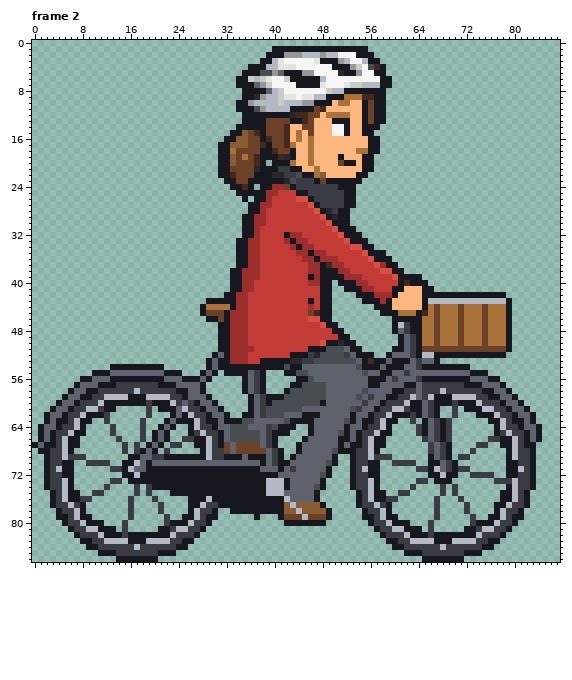
Pixel-art file -- art/source/bikes_n07/cyclist_adult1.aseprite. Above, as it was before the edit.
88x87 pixels, 8 frames. Shown: frame 2. The commit also changed other frames, which this record leaves out.
New version:
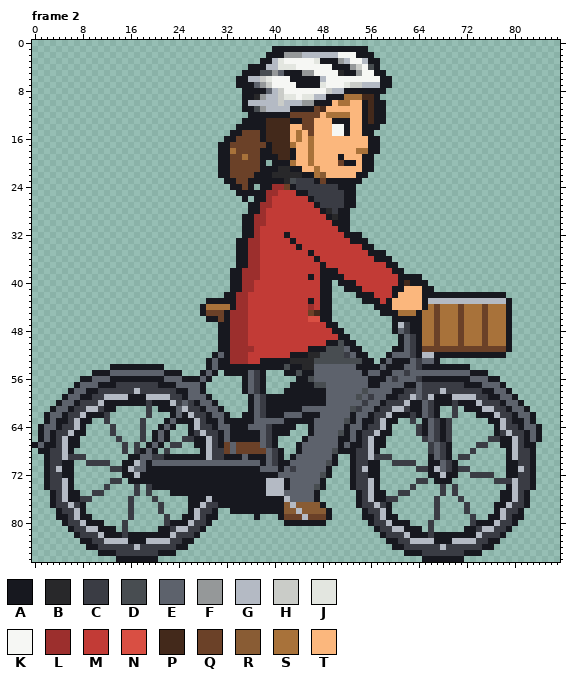
Palette (. is transparent): A #17181f  B #28282a  C #3a3c44  D #484d51  E #5d626c  F #959899  G #b4bac4  H #caccc8  J #e3e6e0  K #f6f7f4  L #9c2f2d  M #c23b36  N #d94f43  P #43291b  Q #6b4128  R #895c34  S #a8723a  T #fbb77d
Diff:
Changed rows in their new state; - is an unchanged pixel.
Frame 2:
first column x 33:
 2 ---------------G-----------------
 4 ------------------------A.-------
 6 ---G-----K-----------------------
 9 -------------------------.-------
10 -.-G-------------------P---------
11 -.---------------------P---------
12 --.-------QQQ----------P---------
13 ------PPPP--Q----------P---------
14 ------PPP------------------------
15 --Q-Q-PPP------------------------
16 -QQ----PP------------------------
17 QQQ--Q-PP------------------------
18 --------PP-----------------------
19 Q---Q----P-----------------------
20 Q---Q----------------------------
21 ----Q---BB-----------------------
22 Q--------BBB---------------------
24 --Q------------------------------
26 -----------MM--------------------
27 -------------M-------------------
28 --------------M------------------
29 ---------------M-----------------
30 ----------------M----------------
31 -----------------M--.------------
32 ----------MM------M--------------
33 ---------M-MM------M-------------
34 ----------M-MM------MM-----------
35 -----------MM-MM------M----------
36 ------------MM-MMM-----M---------
37 -------------MM-MMM-----MM-------
38 -------------MM---MM-----MM------
39 --------------M----MMM-----M-----
40 -------------MM------MM----------
41 ----------------------MM---------
42 ------------------------MMM------
43 -------------------------M-------
45 --------------------------------S
47 ---------------M-----------------
50 ---------------M--D--------------
52 -------------B---------.---------
53 ------------BB-------D-A.--------
54 ------------BB-------A-----------
55 ------------AA--------A----------
57 ------------AA-------------------
58 ----------AAAAAA-----------------
59 ---------AAAAAAA-----------------
60 -------AAAAAAAA------------------
61 ------AAAAAA---------------------
62 ------AAA------------------------
63 --AA-----A-----------------------
64 AAA----A-------------------------
65 AAAAA----------------------------
66 AAAAA----------------------------
Pixel boxes of the changes (left, top, right, bottom) in both pictures:
changed: (320, 52, 326, 58)
changed: (374, 64, 386, 70)
changed: (230, 76, 398, 304)
changed: (422, 310, 428, 316)
changed: (230, 322, 380, 442)
